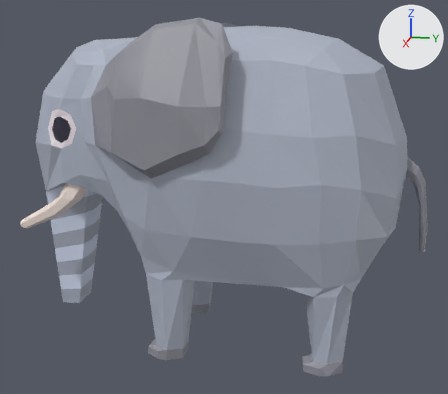
What one commit did to the Blender file elephant3.blend.
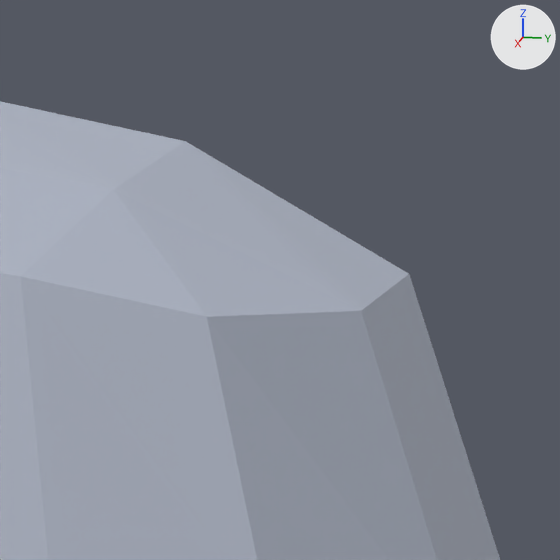
Old and new are each drawn whole from a 50 mm lens placed at (3.634, 0.688, 1.803), pointed at (0.034, -0.032, 0.903) and again close up on the part from 67% to 93% of the width and 3% to 31% of the height. The lights are fixed; the arrows at upper right show +X, +Y and +Z.

Objects in the first close-up: 'Elephant'.
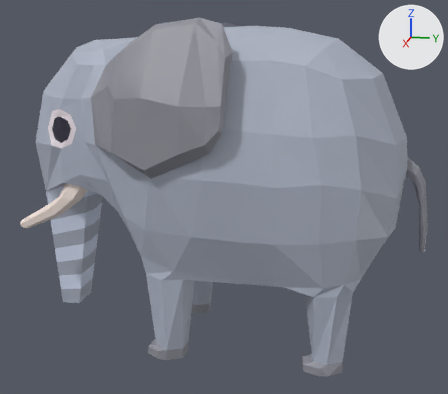
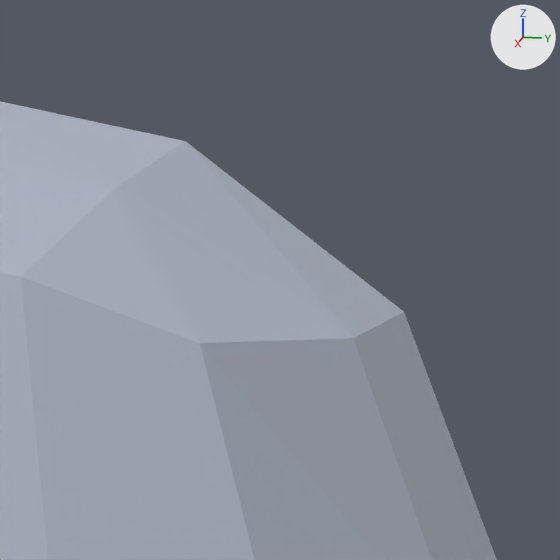
Diff of the bpy script that builds the scene:
```diff
--- a/elephant3.blend.py
+++ b/elephant3.blend.py
@@ me_cube_001 @@
 me_cube_001.from_pydata(...)  # 530 vertices, 532 faces; spans x -0.93..0.93, y -1.72..1.72, z -1.81..1.01
 # used by ob_elephant; location = (0.015, -0.02, 1.246); scale = (0.687, 0.687, 0.687)
 # before: 6 (0.52, 0.97, 0.6) at pixel (206, 316), 21 (0.3, 1.21, 0.6) at pixel (361, 310), 306 (-0.3, 1.21, 0.6)
-me_cube_001.vertices[20].co = (0.0, 1.29, 0.65)  # pixel (409, 273)
+# me_cube_001 part 1
+for i in [6, 21, 306]: me_cube_001.vertices[i].co += Vector((0.0, -0.01, -0.04))
+me_cube_001.vertices[20].co = (0.0, 1.28, 0.59)  # pixel (404, 311)
 me_cube_001.materials.append(mat_elephante_black)
```

What differs and where, as boxes [x1, y1, x2, y2] in the close-ups (560 x 560 px; the box of a moved part takes in the faces that stretch with it):
'Elephant', reshaped: before [0, 101, 500, 560]; after [0, 101, 497, 560]
part 1 of me_cube_001, moved or reshaped: before [187, 142, 500, 560]; after [187, 143, 497, 560]
